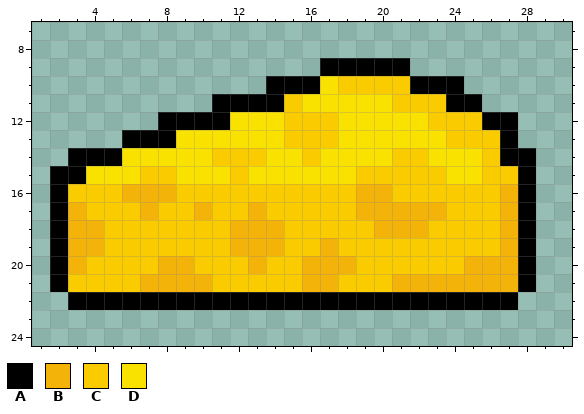
One commit to this pixel-art sprite: Assets/cheese.png. That is the earlier state.
The file is 32x32 pixels. Shown: x 1..30, y 7..24.
Palette (. is transparent): A #000000  B #f3b309  C #facc00  D #fae200
Once edited:
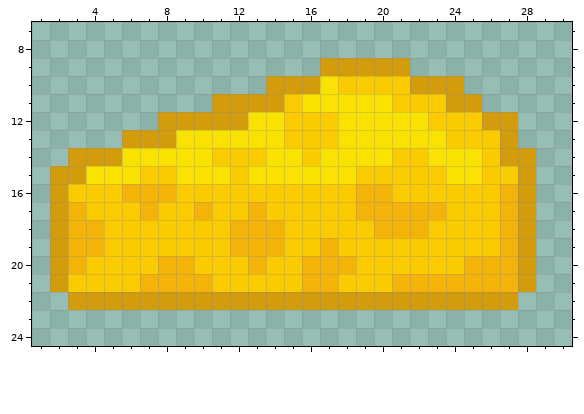
Change:
{"colour":"A","old":"#000000","new":"#d29c0d"}
{"y":12,"x":12,"old":"D","new":"A"}
{"label":"changed","picture_box":[50,58,536,310]}
